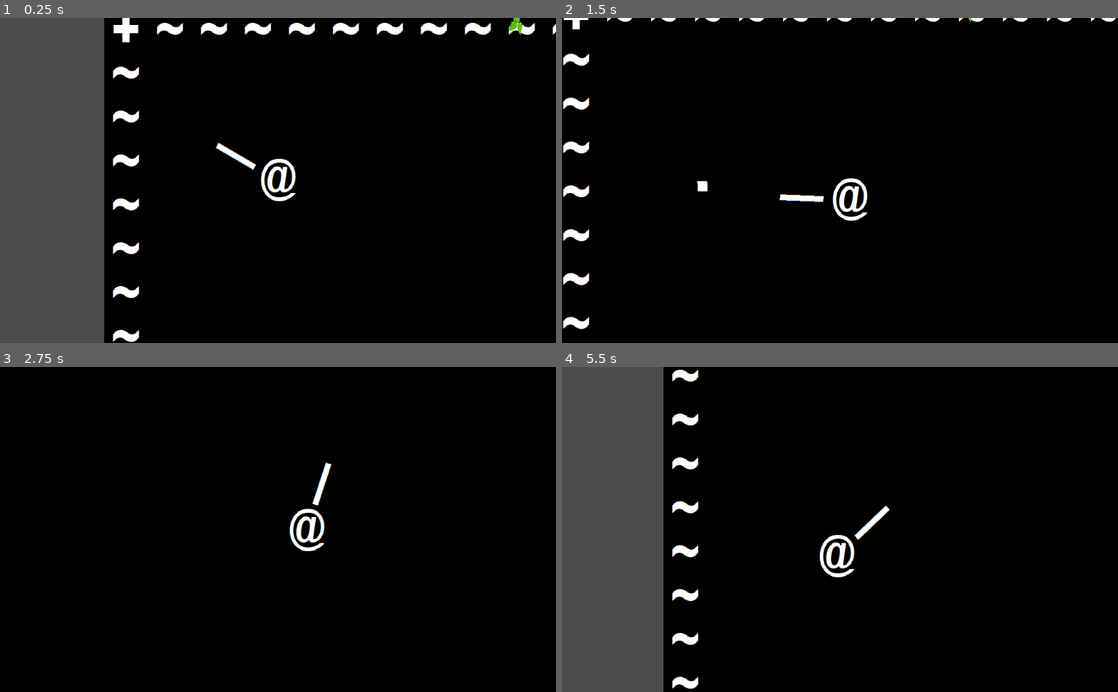
Above: before the commit, frames 1-4 (two rows, left to right).
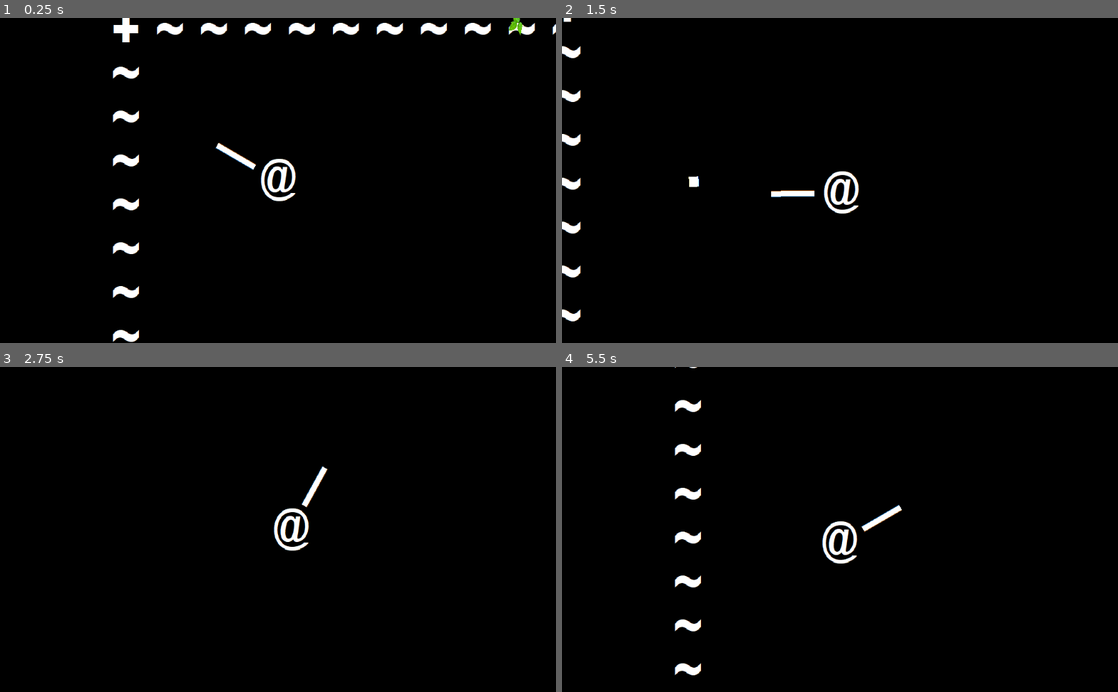
Above: after the commit, the same moments.

Repository: Boyquotes/ascii-arena
Game: Godot game, scene res://Scenes/World.tscn
The game is run twice, just before and just after one commit, with the same random seed, the same clock (stepped at 60 frames per second) and the same inputs.
Inputs (mouse positions are in pixels of both pictures, inside the frame that each line leads up to):
- Up to frame 1 (0.25 s): no input
- Up to frame 2 (1.5 s): tap Enter at 0.5 s; move the mouse to (962, 164) at 0.52 s; hold D (ui_right) 0.53-1.28 s; click (962, 164) at 0.6 s; move the mouse to (728, 196) at 1.27 s; hold S (ui_down) from 1.28 s (still down); click (728, 196) at 1.35 s
- Up to frame 3 (2.75 s): move the mouse to (333, 458) at 2.02 s; release S (ui_down) at 2.03 s; hold D (ui_right) from 2.03 s (still down); click (333, 458) at 2.1 s
- Up to frame 4 (5.5 s): move the mouse to (812, 594) at 2.77 s; release D (ui_right) at 2.78 s; hold W (ui_up) 2.78-3.53 s; click (812, 594) at 2.85 s; move the mouse to (1006, 578) at 3.52 s; hold A (ui_left) 3.53-5.03 s; click (1006, 578) at 3.6 s; move the mouse to (673, 480) at 4.27 s; click (673, 480) at 4.35 s; move the mouse to (867, 529) at 5.02 s; hold S (ui_down) from 5.03 s (still down); click (867, 529) at 5.1 s

The runs differ from the first frame. In frame 1, 19% of the frame differs, in the area x 0-19%, y 0-100%; in frame 2, 2.8%; in frame 3, 1.1%; in frame 4, 21%, in the area x 0-62%, y 0-100%.

Commit message:
Changed background color to black, added screenshot

Diff:
--- a/Scenes/Player.tscn
+++ b/Scenes/Player.tscn
@@ -20,6 +20,7 @@
 [node name="Camera2D" type="Camera2D" parent="."]
 current = true
 smoothing_enabled = true
+smoothing_speed = 10.0
 
 [node name="Sprite" type="Sprite" parent="."]
 texture = ExtResource( 1 )
--- a/project.godot
+++ b/project.godot
@@ -58,4 +58,5 @@
 
 [rendering]
 
+environment/default_clear_color=Color( 0, 0, 0, 1 )
 environment/default_environment="res://default_env.tres"
Binary file added: screenshot.png
Not shown, added: screenshot.png.import
